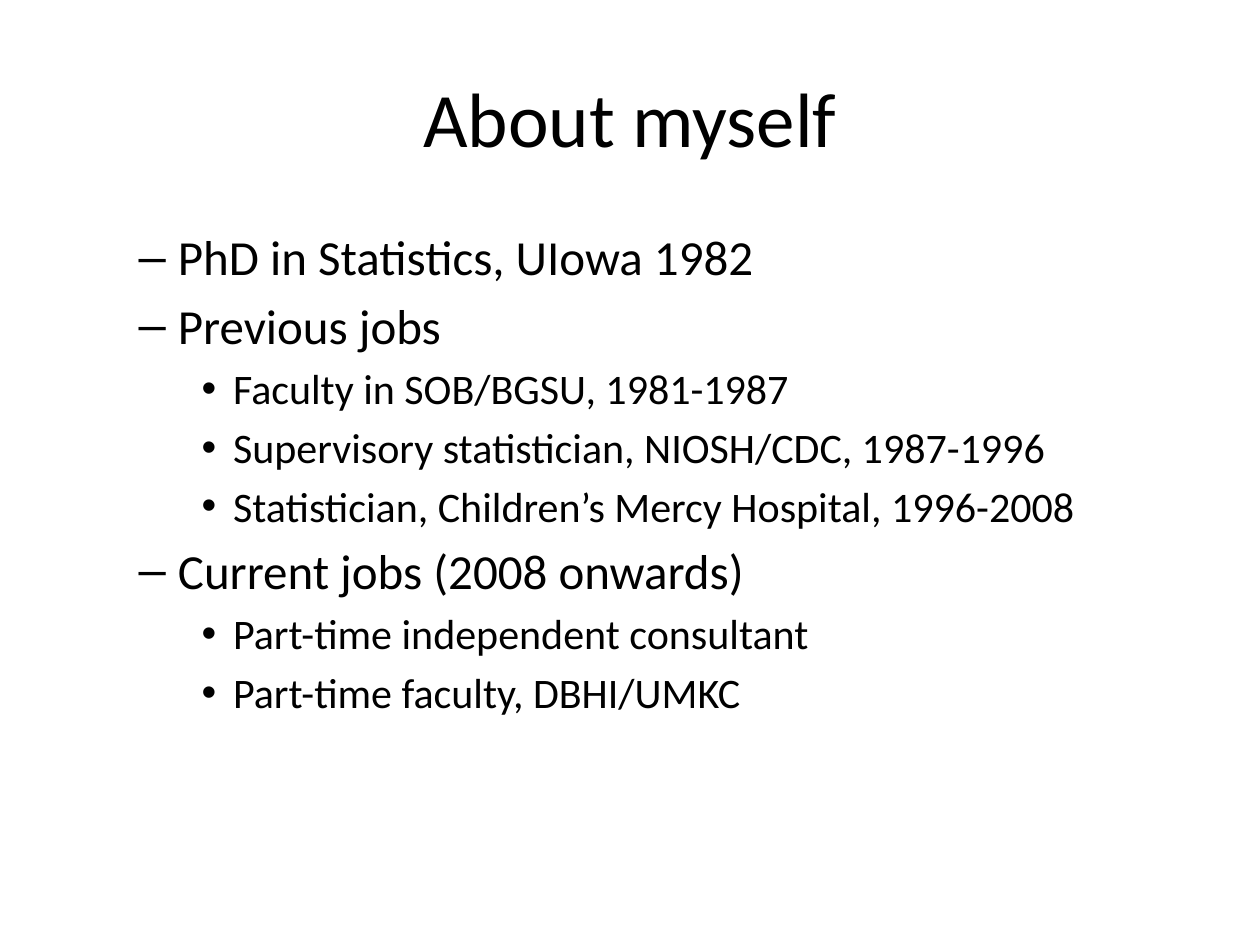
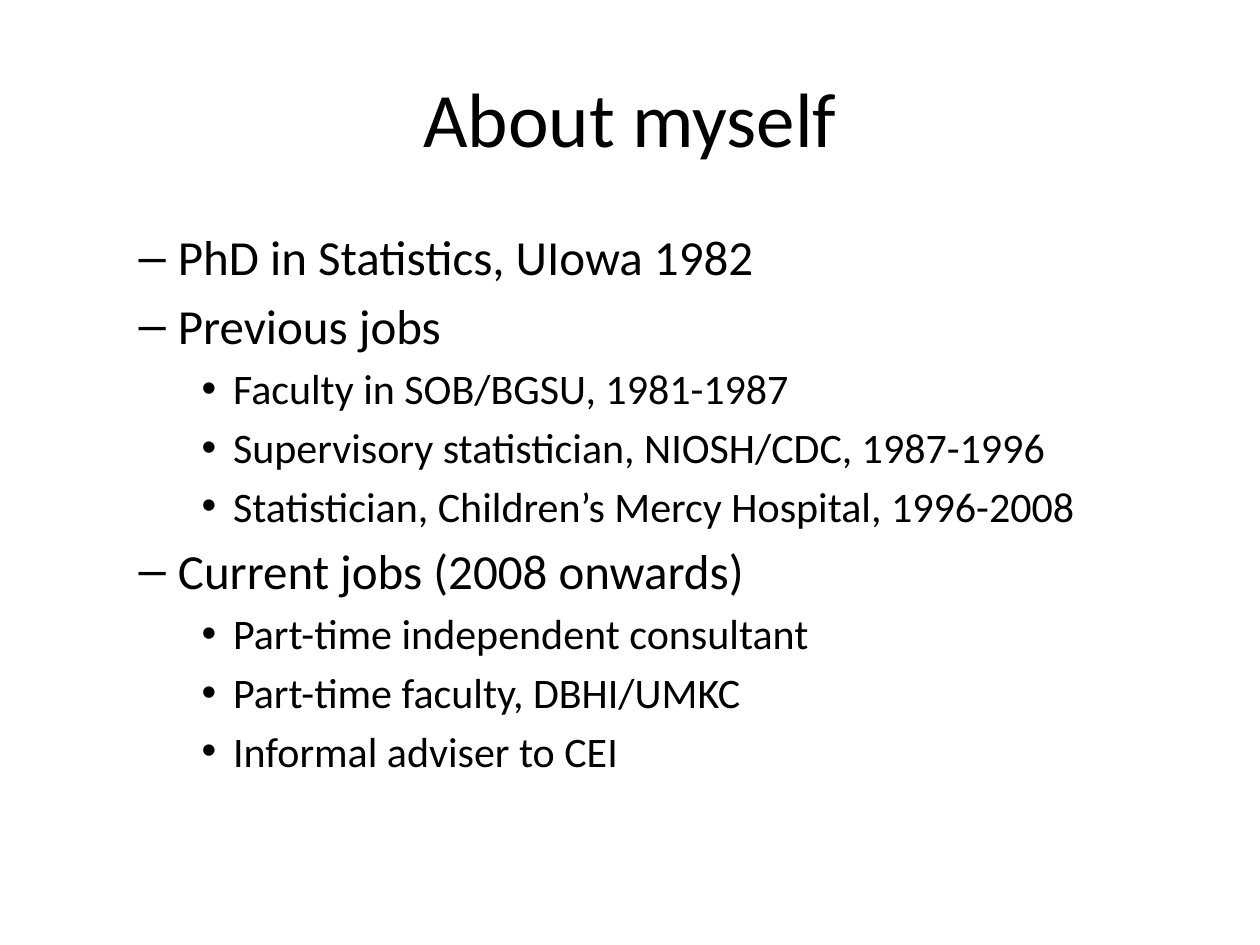
Before and after one commit to pmean/build-website, a slide deck: slide 3 of text/20/research-interests.pptx. Drawn at 1260x945 pixels with LibreOffice and Linux fonts; fonts in the diff are those of the drawing. Boxes give left, top, right and bottom in pixels: in the first picture for what was removed or moved away, otherwise in the second. Text is boxed around its words. In the diff, an @@ line names an element or a change of style, - is before the commit and + after.

```diff
--- a/text/20/research-interests.pptx
+++ b/text/20/research-interests.pptx
@@ text at [233, 737, 617, 768]: paragraph added @@
+    • Informal adviser to CEI
```
Also in this commit, not shown: 3 other slides changed, 1 slide added, 1 other file.
